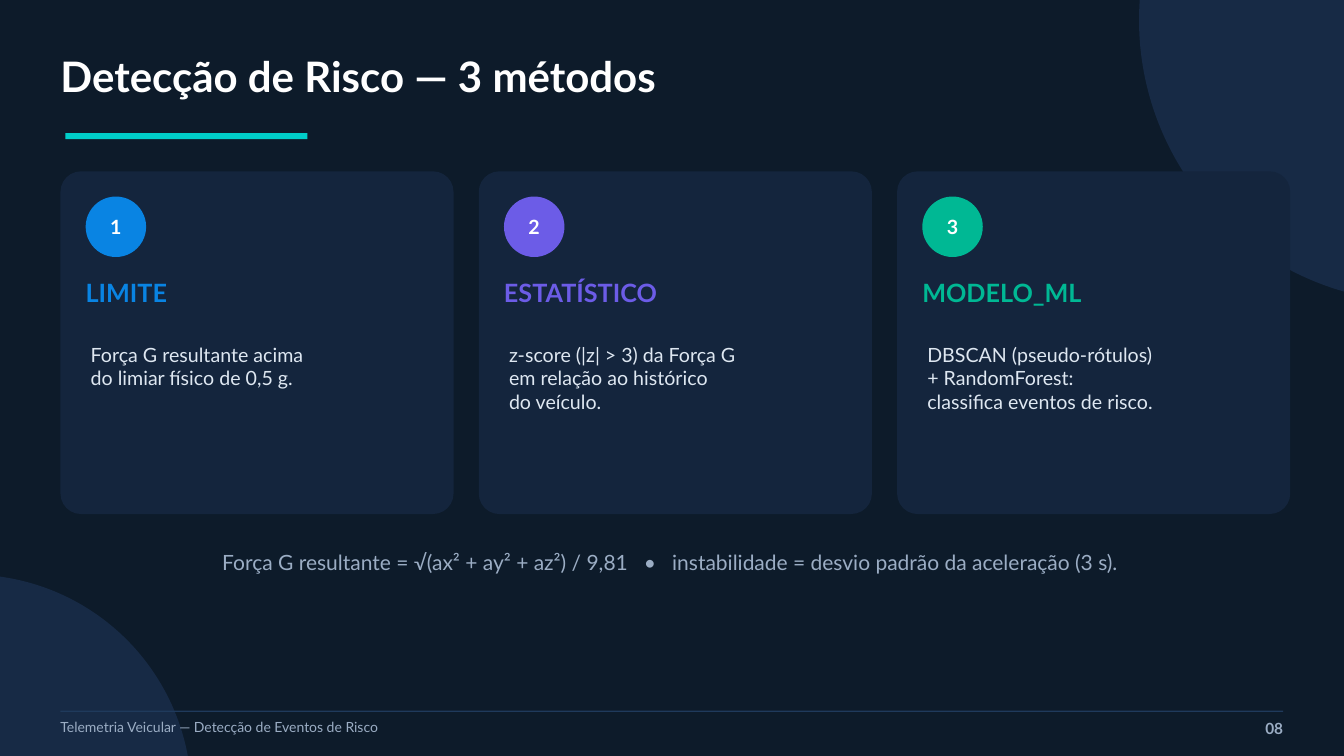
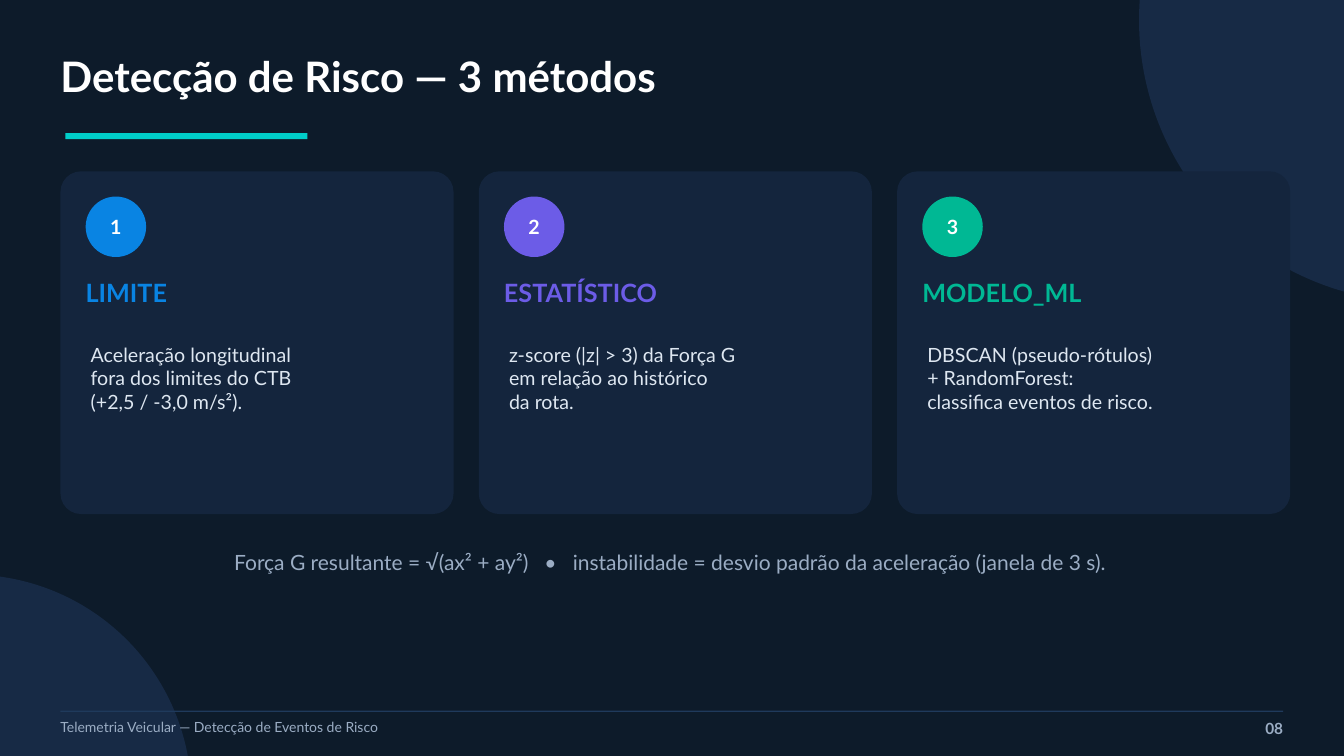
Before and after one commit to joaomauricio22/sensores-iot, a slide deck: slide 8 of apresentacao/slides_pav.pptx. Drawn at 1344x756 pixels with LibreOffice and Linux fonts; fonts in the diff are those of the drawing. Boxes give left, top, right and bottom in pixels: in the first picture for what was removed or moved away, otherwise in the second. Text is boxed around its words. In the diff, an @@ line names an element or a change of style, - is before the commit and + after.

```diff
--- a/apresentacao/slides_pav.pptx
+++ b/apresentacao/slides_pav.pptx
@@ text at bbox=[91, 347, 291, 412]: text changed @@
-Força G resultante acima
-do limiar físico de 0,5 g.
+Aceleração longitudinal
+fora dos limites do CTB
+(+2,5 / -3,0 m/s²).
@@ text at bbox=[509, 347, 735, 409]: text changed @@
-z-score (|z| > 3) da Força G
-em relação ao histórico
-do veículo.
+z-score (|z| > 3) da Força G
+em relação ao histórico
+da rota.
@@ text at bbox=[234, 552, 1105, 574]: text changed @@
-Força G resultante = √(ax² + ay² + az²) / 9,81 • instabilidade = desvio padrão da aceleração (3 s).
+Força G resultante = √(ax² + ay²) • instabilidade = desvio padrão da aceleração (janela de 3 s).
```
Also in this commit, not shown: 7 other slides changed, 3 slides added, 1 slide removed, 10 other files.
